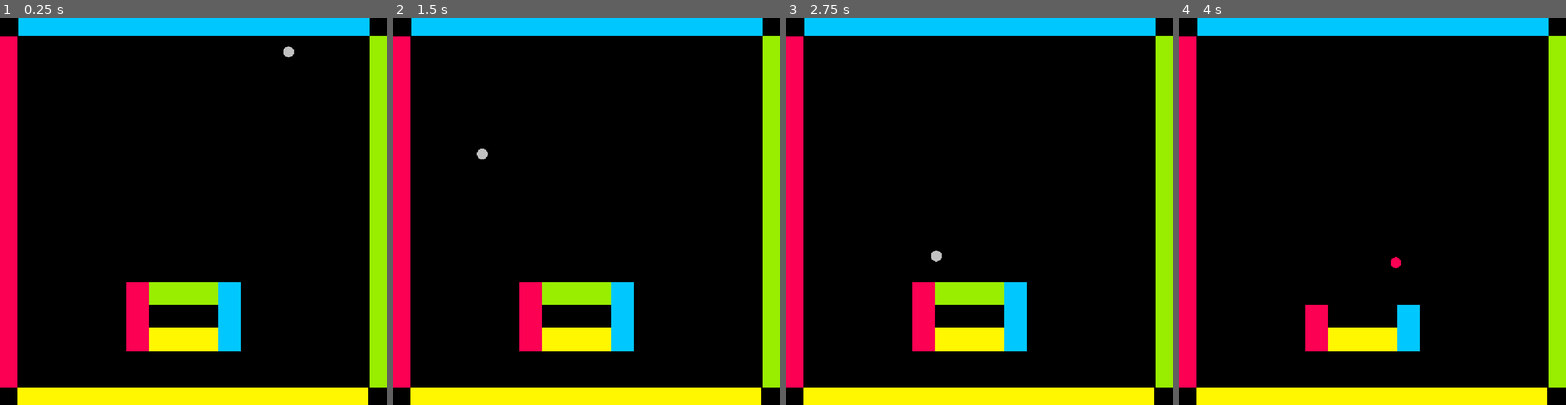
Above: before the commit, frames 1-4 (left to right).
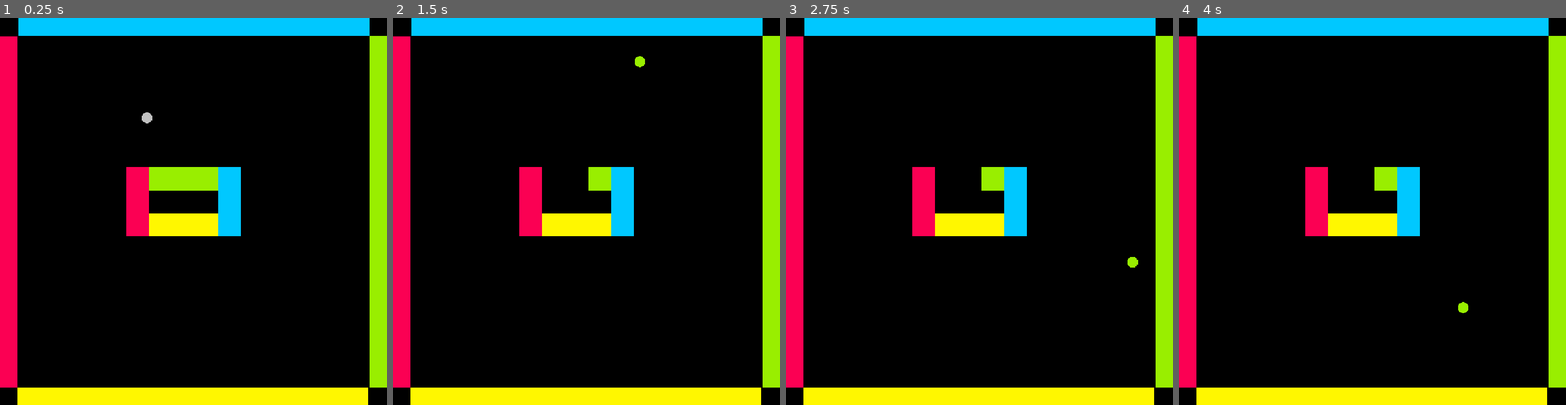
Above: after the commit, the same moments.

Repository: ericvennemeyer/maxxout
Game: Godot game, scene res://game.tscn
Two runs of this game, one before a commit and one after it. Both use one fixed random seed, a clock stepped at 60 frames per second and the inputs below.
Inputs:
- Up to frame 1 (0.25 s): no input
- Up to frame 2 (1.5 s): no input
- Up to frame 3 (2.75 s): no input
- Up to frame 4 (4 s): no input

The runs differ from the first frame. In frame 1, 8.6% of the frame differs, in the area x 32-76%, y 7-87%; in frame 2, 7.9%; in frame 3, 7.9%; in frame 4, 6.1%.

Commit message:
Make better way to randomly place ball at start: use circle collision shape, randomly generate point along circumference, set ball direction to face center of circle.

Diff:
--- a/ball.gd
+++ b/ball.gd
@@ -1,7 +1,7 @@
 class_name Ball
 extends Area2D
 
-var direction: Vector2
+var direction: Vector2 # Set by world.gd when Ball is instantiated
 var velocity: Vector2
 var collided: bool = false
 var other_area: Area2D
@@ -12,7 +12,6 @@
 func _ready() -> void:
 	sprite_2d.modulate = Global.neutral
 
-	direction = Vector2.RIGHT.rotated(randf() * TAU)
 	velocity = direction * Global.ball_speed
 
 
@@ -44,4 +43,4 @@
 		area.destroy()
 
 		var tween = get_tree().create_tween()
-		tween.tween_property(sprite_2d, "modulate", area.sprite_2d.modulate, 0.2)
+		tween.tween_property(sprite_2d, "modulate", area.color_data, 0.2)
--- a/game.gd
+++ b/game.gd
@@ -1,42 +1,39 @@
 extends Node2D
 
-var viewport_size: Vector2
-var viewport_center: Vector2
+#var viewport_size: Vector2
+#var viewport_center: Vector2
 
 @export var ball: PackedScene
 
-@onready var collision_shape_2d: CollisionShape2D = $BallExclusionZone/CollisionShape2D
+# This is the collision shape I'm using to define possible starting positions for the ball:
+@onready var circle_shape: CollisionShape2D = $BallStartZone/CircleShape
 
 
 func _ready() -> void:
 	RenderingServer.set_default_clear_color(Color.BLACK)
 
-	viewport_size = get_viewport_rect().size
-	viewport_center = viewport_size / 2
+	randomize() # Seed random number for ball start pos calculation in generate_ball_start_position()
 
-	create_new_ball(generate_ball_start_position())
+	#viewport_size = get_viewport_rect().size
+	#viewport_center = viewport_size / 2
+
+	var circle_center: Vector2 = circle_shape.position
+	var circle_radius: float = circle_shape.shape.radius
+	create_new_ball(generate_ball_start_position(circle_center, circle_radius), circle_center)
 
 
-func create_new_ball(ball_start_position: Vector2) -> void:
+func create_new_ball(ball_start_position: Vector2, circle_center: Vector2) -> void:
 	var new_ball = ball.instantiate()
 	new_ball.global_position = ball_start_position
+	# Make sure ball is moving toward center of playfield at start:
+	new_ball.direction = new_ball.global_position.direction_to(circle_center)
 	add_child(new_ball)
 
 
-func generate_ball_start_position() -> Vector2:
-	var zone_center: Vector2 = collision_shape_2d.position
-	var zone_size: Vector2 = collision_shape_2d.shape.size
-
-	var random_x_low = randi_range(0, zone_center.x - zone_size.x / 2)
-	# TODO: Need to subtract eventual paddle width:
-	var random_x_high = randi_range(zone_center.x + zone_size.x / 2, viewport_size.x - 50)
-	var random_y_low = randi_range(0, zone_center.y - zone_size.y / 2)
-	# TODO: Need to subtract eventual paddle width:
-	var random_y_high = randi_range(zone_center.y + zone_size.y / 2, viewport_size.y - 50)
-
-	var x_pos: Array = [random_x_low, random_x_high]
-	var y_pos: Array = [random_y_low, random_y_high]
-
-	var ball_start_position: Vector2 = Vector2(x_pos[randi_range(0, 1)], y_pos[randi_range(0, 1)])
-
-	return ball_start_position
+func generate_ball_start_position(circle_center: Vector2, circle_radius: float) -> Vector2:
+	# Pulled the following from a google AI overview on how to
+	# generate a random point on circumference of a circle
+	var random_angle = randf() * TAU
+	var x = circle_radius * cos(random_angle)
+	var y = circle_radius * sin(random_angle)
+	return circle_center + Vector2(x, y)
--- a/game.tscn
+++ b/game.tscn
@@ -19,8 +19,8 @@
 resource_local_to_scene = true
 size = Vector2(50, 980)
 
-[sub_resource type="RectangleShape2D" id="RectangleShape2D_fc0e3"]
-size = Vector2(704, 704)
+[sub_resource type="CircleShape2D" id="CircleShape2D_fc0e3"]
+radius = 417.51
 
 [node name="Game" type="Node2D"]
 script = ExtResource("1_feb5d")
@@ -80,15 +80,14 @@
 shape = SubResource("RectangleShape2D_e2o6t")
 
 [node name="Level" parent="." instance=ExtResource("4_fc0e3")]
-position = Vector2(0, 320)
 
-[node name="BallExclusionZone" type="Area2D" parent="."]
+[node name="BallStartZone" type="Area2D" parent="."]
 metadata/_edit_lock_ = true
 metadata/_edit_group_ = true
 
-[node name="CollisionShape2D" type="CollisionShape2D" parent="BallExclusionZone"]
-position = Vector2(544, 544)
-shape = SubResource("RectangleShape2D_fc0e3")
+[node name="CircleShape" type="CollisionShape2D" parent="BallStartZone"]
+position = Vector2(540, 540)
+shape = SubResource("CircleShape2D_fc0e3")
 disabled = true
 
 [editable path="Paddle"]
